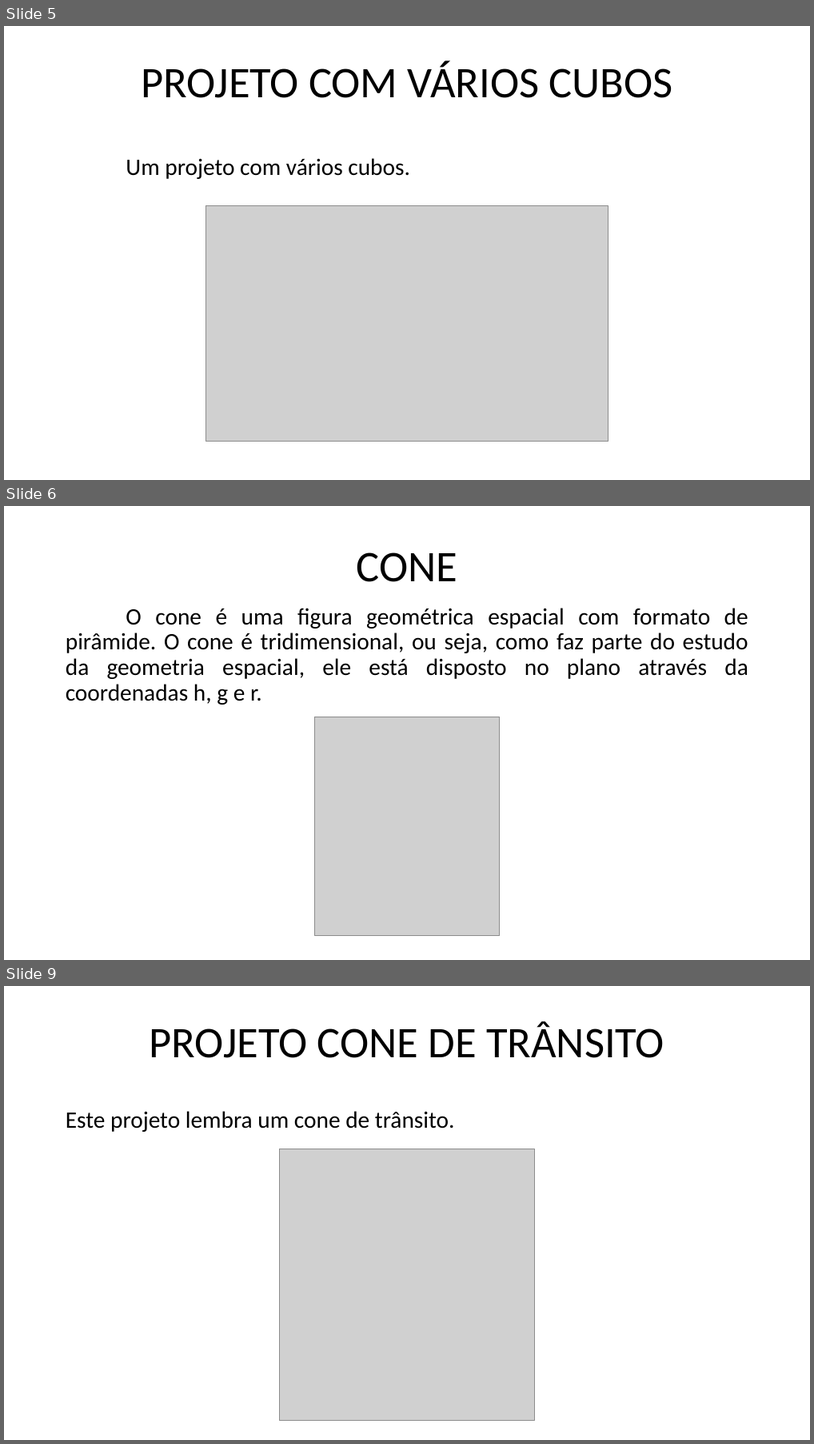
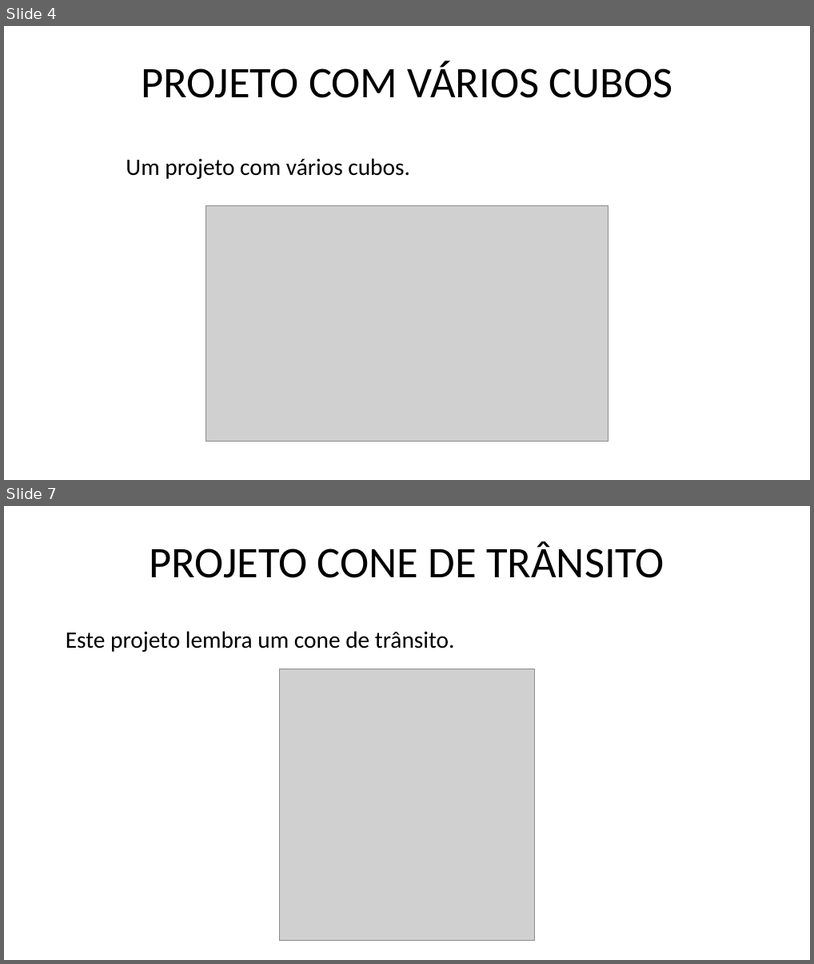
Before and after one commit to marcosdosea/ManualImpessora3D, a slide deck: Curso/Fundamentos de impressão 3D - Objetos.pptx. Shown one above the other, each under a label of ours: slides 5, 6 and 9 before the commit, slides 4 and 7 after it; the slides between them are not shown. The pictures are 814x1444 and 814x964 pixels, drawn with LibreOffice and Linux fonts; fonts in the diff are those of the drawing; grey boxes stand for pictures. Boxes give left, top, right and bottom in pixels: in the first picture for what was removed or moved away, otherwise in the second. Text is boxed around its words. In the diff, an @@ line names an element or a change of style, - is before the commit and + after.

```diff
--- a/Curso/Fundamentos de impressão 3D - Objetos.pptx
+++ b/Curso/Fundamentos de impressão 3D - Objetos.pptx
@@ slide 6 removed at (4,506,810,960), background #FFFFFF @@
@@ title removed at (357,552,458,582) @@
-CONE
@@ text removed at (66,608,749,704) @@
-O cone é uma figura geométrica espacial com formato de pirâmide. O cone é tridimensional, ou seja, como faz parte do estudo da geometria espacial, ele está disposto no plano através da coordenadas h, g e r.
@@ picture removed at (314,716,499,936) @@
@@ what was slide 5 is now slide 4 @@
@@ what was slide 9 is now slide 7 @@
```
Also in this commit, not shown: 5 slides changed, 3 slides added, 1 other slide removed, 2 other files.
